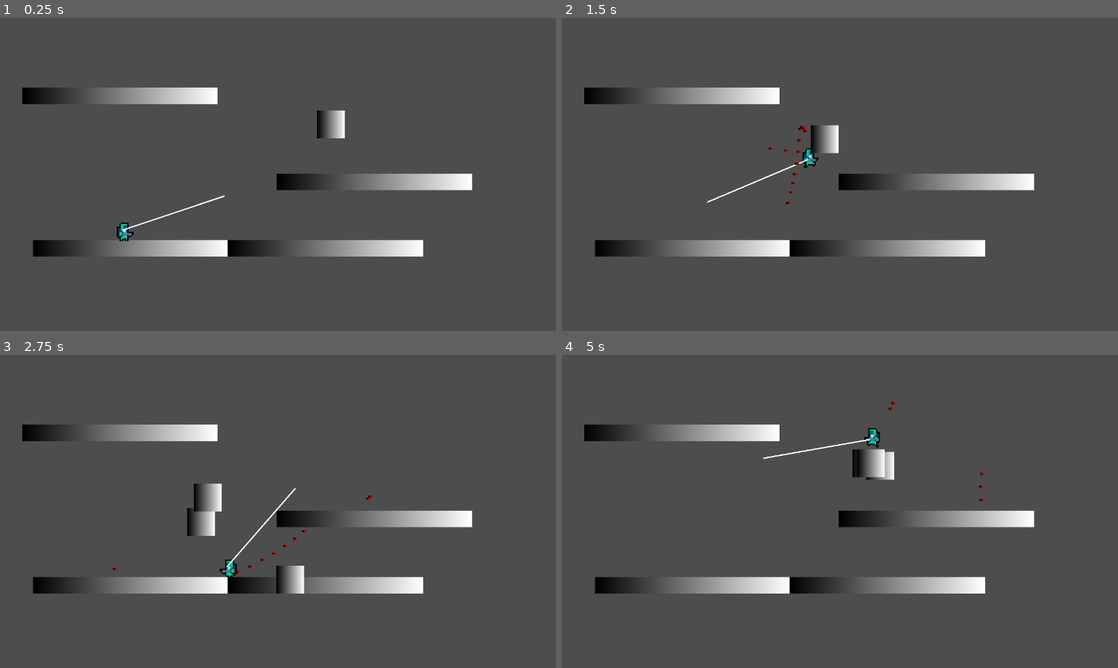
Above: before the commit, frames 1-4 (two rows, left to right).
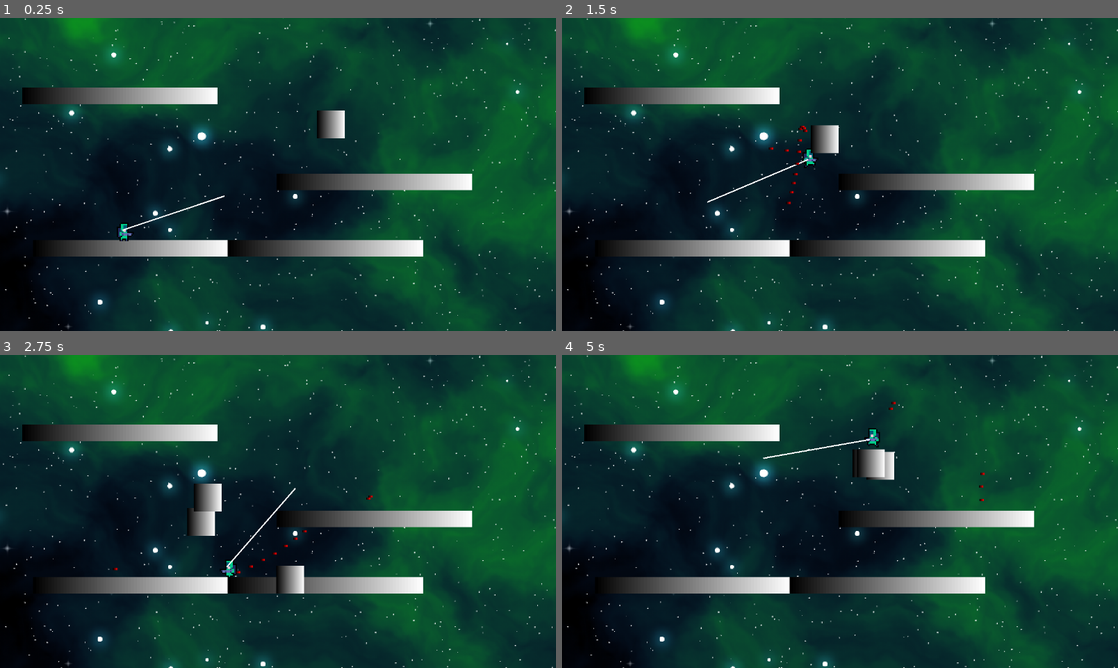
Above: after the commit, the same moments.

Repository: fer-hnndz/europa-game
Game: Godot game, scene res://scenes/TestScene.tscn
The game is run twice, just before and just after one commit, with the same random seed, the same clock (stepped at 60 frames per second) and the same inputs.
Inputs (mouse positions are in pixels of both pictures, inside the frame that each line leads up to):
- Up to frame 1 (0.25 s): no input
- Up to frame 2 (1.5 s): tap Enter (ui_accept) at 0.5, 0.77 s; move the mouse to (962, 158) at 0.52 s; press the mouse at (962, 158) at 0.53 s; hold Right (ui_right) from 0.53 s (still down); move the mouse to (728, 190) at 1.27 s; release the mouse at (728, 190) at 1.28 s; click (728, 190) at 1.35 s
- Up to frame 3 (2.75 s): tap Enter (ui_accept) at 1.52 s; move the mouse to (333, 442) at 2.02 s; release Right (ui_right) at 2.03 s; press the mouse at (333, 442) at 2.03 s; hold Left (ui_left) from 2.03 s (still down)
- Up to frame 4 (5 s): move the mouse to (812, 574) at 2.77 s; release Left (ui_left) at 2.78 s; release the mouse at (812, 574) at 2.78 s; hold Right (ui_right) 2.78-4.28 s; click (812, 574) at 2.85 s; tap Enter (ui_accept) at 3.02, 3.77, 4.52 s; move the mouse to (1006, 558) at 3.52 s; press the mouse at (1006, 558) at 3.53 s; move the mouse to (673, 464) at 4.27 s; release the mouse at (673, 464) at 4.28 s; hold Left (ui_left) from 4.28 s (still down); click (673, 464) at 4.35 s

The runs differ from the first frame. In frame 1, 92% of the frame differs, in the area x 0-100%, y 0-100%; in frame 2, 92%; in frame 3, 91%; in frame 4, 92%.

Commit message:
Se agrego fondo de escena prueba

Diff:
--- a/scenes/TestScene.tscn
+++ b/scenes/TestScene.tscn
@@ -1,12 +1,13 @@
-[gd_scene load_steps=5 format=3 uid="uid://cm1ku01w54xb3"]
+[gd_scene load_steps=6 format=3 uid="uid://cm1ku01w54xb3"]
 
-[ext_resource type="Script" path="res://scenes/TestSceneController.gd" id="1_a60py"]
+[ext_resource type="Script" path="res://scipts/TestSceneController.gd" id="1_b8lxh"]
 [ext_resource type="PackedScene" uid="uid://dj7xs40ybe5hl" path="res://scenes/characters/TestPlatform.tscn" id="1_chmcy"]
 [ext_resource type="PackedScene" uid="uid://dj70kpkttcguv" path="res://scenes/characters/Player.tscn" id="2_4vcyk"]
 [ext_resource type="PackedScene" uid="uid://d2n787c4rn0w2" path="res://scenes/characters/TestEnemy.tscn" id="3_1la1o"]
+[ext_resource type="Texture2D" uid="uid://djb6r1mikxhec" path="res://sprites/europa_bg.png" id="5_cgqab"]
 
 [node name="TestScene" type="Node2D"]
-script = ExtResource("1_a60py")
+script = ExtResource("1_b8lxh")
 
 [node name="TestPlatform" parent="." instance=ExtResource("1_chmcy")]
 position = Vector2(301, 530)
@@ -25,3 +26,9 @@
 
 [node name="TestPlatform4" parent="." instance=ExtResource("1_chmcy")]
 position = Vector2(749, 530)
+
+[node name="EuropaBg" type="Sprite2D" parent="."]
+z_index = -1
+position = Vector2(749, 330)
+scale = Vector2(1.84, 1.84)
+texture = ExtResource("5_cgqab")
--- a/scipts/TestEnemy.gd
+++ b/scipts/TestEnemy.gd
@@ -6,9 +6,17 @@
 var SPEED = 2.5
 var gravity
 var health = 18
+
 func _ready():
 	gravity = ProjectSettings.get_setting("physics/2d/default_gravity")
 	player = get_parent().get_node("Player")
+
+func add_damage(damage: float) -> void:
+	health -= damage
+	var t = Timer.new()
+
+	t.set_one_shot(true)
+	t.set_wait_time(0.5)
 
 # Called every frame. 'delta' is the elapsed time since the previous frame.
 func _process(delta):
Renamed: scenes/TestSceneController.gd -> scipts/TestSceneController.gd
Binary file added: sprites/europa_bg.png
Not shown, added: sprites/europa_bg.png.import
